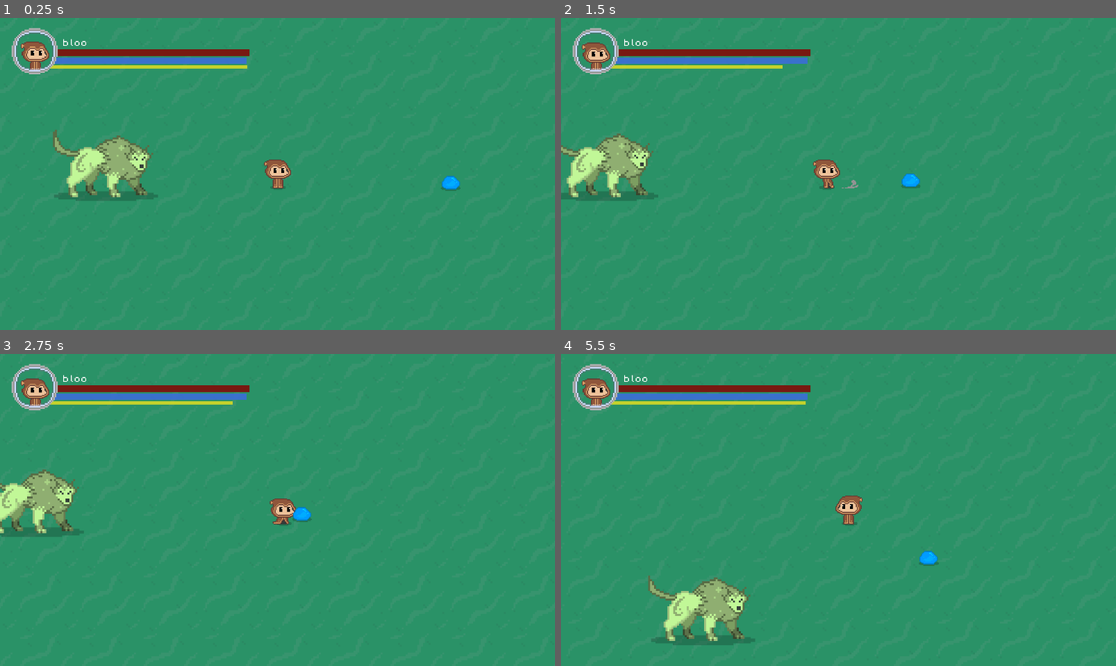
Above: before the commit, frames 1-4 (two rows, left to right).
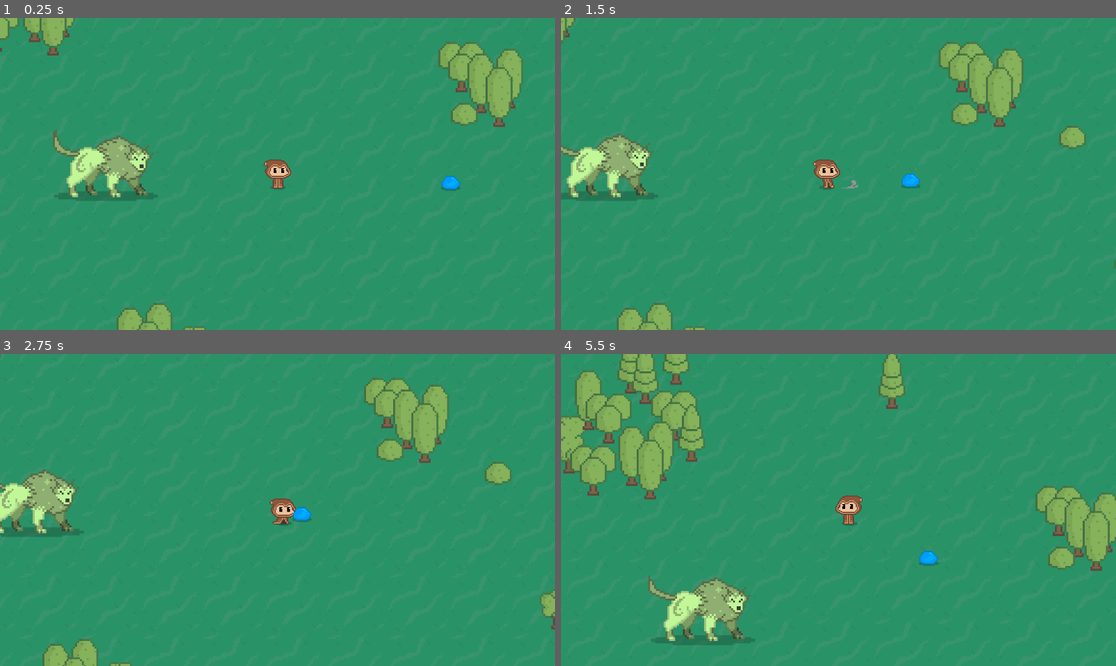
Above: after the commit, the same moments.

Repository: twixt7-sys/project_JAIA
Game: Godot game, scene res://Scenes/Game/game.tscn
The game is run twice, just before and just after one commit, with the same random seed, the same clock (stepped at 60 frames per second) and the same inputs.
Inputs:
- Up to frame 1 (0.25 s): no input
- Up to frame 2 (1.5 s): hold Right (move_right) 0.53-1.28 s; tap X (roll) at 0.6 s; hold C (backstep) from 1.28 s (still down); tap Z (slash) at 1.35 s
- Up to frame 3 (2.75 s): release C (backstep) at 2.03 s; hold Right (move_right) from 2.03 s (still down); hold Space (sprint) from 2.03 s (still down)
- Up to frame 4 (5.5 s): release Right (move_right) at 2.78 s; release Space (sprint) at 2.78 s; hold Up (move_up) 2.78-3.53 s; tap one key every 0.75 s from 2.85 s: X (roll) Z (slash) Space (sprint) X (roll); hold Left (move_left) 3.53-5.03 s; hold C (backstep) from 5.03 s (still down)

The runs differ from the first frame. In frame 1, 6.8% of the frame differs, in the area x 0-95%, y 0-100%; in frame 2, 6.4%; in frame 3, 6.5%; in frame 4, 12%, in the area x 0-100%, y 0-70%.

Commit message:
applied tree sprites

Diff:
--- /dev/null
+++ b/jaia_v4/Scenes/Game/bush_a_0.tscn
@@ -0,0 +1,8 @@
+[gd_scene load_steps=2 format=3 uid="uid://co7mmo07720v5"]
+
+[ext_resource type="Texture2D" uid="uid://y310cvorssib" path="res://Assets/World/props/props_BIG-0008.png" id="1_3thsj"]
+
+[node name="PropsBig-0008" type="Sprite2D"]
+position = Vector2(-5.96046e-08, -19)
+scale = Vector2(0.2, 0.2)
+texture = ExtResource("1_3thsj")
--- /dev/null
+++ b/jaia_v4/Scenes/Game/bush_b_0.tscn
@@ -0,0 +1,8 @@
+[gd_scene load_steps=2 format=3 uid="uid://u4bp63pimlkp"]
+
+[ext_resource type="Texture2D" uid="uid://dgbevvsgn3mkr" path="res://Assets/World/props/props_BIG-0009.png" id="1_2rg8q"]
+
+[node name="PropsBig-0009" type="Sprite2D"]
+position = Vector2(0, -20)
+scale = Vector2(0.2, 0.2)
+texture = ExtResource("1_2rg8q")
--- a/jaia_v4/Scenes/Game/game.tscn
+++ b/jaia_v4/Scenes/Game/game.tscn
@@ -1,12 +1,20 @@
-[gd_scene load_steps=11 format=4 uid="uid://b5g7h683yls2b"]
+[gd_scene load_steps=19 format=4 uid="uid://b5g7h683yls2b"]
 
 [ext_resource type="Script" uid="uid://dga6qx6g5haqf" path="res://Scripts/game.gd" id="1_vifcx"]
 [ext_resource type="Texture2D" uid="uid://00ogqs1n4qa3" path="res://Assets/Tiles/wall_tile.png" id="2_xfil1"]
 [ext_resource type="Texture2D" uid="uid://b28oqkwwttuae" path="res://Assets/Tiles/grass_tile.png" id="3_huoen"]
 [ext_resource type="PackedScene" uid="uid://c2567q5dk8s7m" path="res://Scenes/Entities/player.tscn" id="4_7jvlm"]
+[ext_resource type="PackedScene" uid="uid://bse15cmwe70x1" path="res://Scenes/Game/treecluster_1.tscn" id="4_qtymf"]
 [ext_resource type="PackedScene" uid="uid://bxd1le34egkfo" path="res://Scenes/Entities/blue_slime.tscn" id="5_qtymf"]
+[ext_resource type="PackedScene" uid="uid://brsgltgd5keq2" path="res://Scenes/Game/tree_a_0.tscn" id="5_ypmwd"]
+[ext_resource type="PackedScene" uid="uid://sknc2c42jvha" path="res://Scenes/Game/tree_b_0.tscn" id="6_oejk7"]
 [ext_resource type="PackedScene" uid="uid://duncwqbutktf7" path="res://Scenes/Entities/evergreen_dire.tscn" id="6_ypmwd"]
 [ext_resource type="PackedScene" uid="uid://d2ew7sgun0av2" path="res://Scenes/Game/G_interface.tscn" id="7_oejk7"]
+[ext_resource type="PackedScene" uid="uid://dl504bretlslr" path="res://Scenes/Game/tree_c_0.tscn" id="7_upfqs"]
+[ext_resource type="PackedScene" uid="uid://ctficwi0w2fi4" path="res://Scenes/Game/tree_e_0.tscn" id="8_8e3kh"]
+[ext_resource type="PackedScene" uid="uid://bk16idoon6cnf" path="res://Scenes/Game/tree_f_0.tscn" id="9_56qi8"]
+[ext_resource type="PackedScene" uid="uid://co7mmo07720v5" path="res://Scenes/Game/bush_a_0.tscn" id="10_2vowc"]
+[ext_resource type="PackedScene" uid="uid://bwqtcivq7d5gx" path="res://Scenes/Game/tree_d_0.tscn" id="15_yox4t"]
 
 [sub_resource type="TileSetAtlasSource" id="TileSetAtlasSource_3dryh"]
 texture = ExtResource("2_xfil1")
@@ -42,6 +50,104 @@
 tile_set = SubResource("TileSet_wowpa")
 occlusion_enabled = false
 
+[node name="props" type="Node" parent="World"]
+
+[node name="treecluster3" parent="World/props" instance=ExtResource("4_qtymf")]
+position = Vector2(44, -13)
+
+[node name="treecluster2" parent="World/props" instance=ExtResource("4_qtymf")]
+position = Vector2(143, 325)
+
+[node name="treecluster1" parent="World/props" instance=ExtResource("4_qtymf")]
+position = Vector2(507, 61)
+
+[node name="treecluster4" parent="World/props" instance=ExtResource("4_qtymf")]
+position = Vector2(645, 448)
+
+[node name="treecluster5" parent="World/props" instance=ExtResource("4_qtymf")]
+position = Vector2(-228, 560)
+
+[node name="PropsBig-0003" parent="World" instance=ExtResource("5_ypmwd")]
+position = Vector2(-532, 39)
+
+[node name="PropsBig-0004" parent="World" instance=ExtResource("5_ypmwd")]
+position = Vector2(456, -343)
+
+[node name="PropsBig-0005" parent="World" instance=ExtResource("6_oejk7")]
+position = Vector2(-317, -182)
+
+[node name="PropsBig-0006" parent="World" instance=ExtResource("6_oejk7")]
+position = Vector2(161, -422)
+
+[node name="PropsBig-0007" parent="World" instance=ExtResource("6_oejk7")]
+position = Vector2(77, 389)
+
+[node name="PropsBig-0008" parent="World" instance=ExtResource("5_ypmwd")]
+position = Vector2(-187, 198)
+
+[node name="Node2D" parent="World" instance=ExtResource("7_upfqs")]
+position = Vector2(-158, 217)
+
+[node name="PropsBig-0009" parent="World" instance=ExtResource("6_oejk7")]
+position = Vector2(-88, 186)
+
+[node name="PropsBig-0010" parent="World" instance=ExtResource("5_ypmwd")]
+position = Vector2(-102, 218)
+
+[node name="PropsBig-0011" parent="World" instance=ExtResource("8_8e3kh")]
+position = Vector2(-292, -159)
+
+[node name="PropsBig-0012" parent="World" instance=ExtResource("8_8e3kh")]
+position = Vector2(-208, -216)
+
+[node name="PropsBig-0013" parent="World" instance=ExtResource("8_8e3kh")]
+position = Vector2(-132, 238)
+
+[node name="PropsBig-0014" parent="World" instance=ExtResource("8_8e3kh")]
+position = Vector2(191, -117)
+
+[node name="PropsBig-0015" parent="World" instance=ExtResource("8_8e3kh")]
+position = Vector2(-341, -449)
+
+[node name="PropsBig-0016" parent="World" instance=ExtResource("9_56qi8")]
+position = Vector2(-190, -194)
+
+[node name="PropsBig-0017" parent="World" instance=ExtResource("9_56qi8")]
+position = Vector2(-253, -265)
+
+[node name="PropsBig-0018" parent="World" instance=ExtResource("9_56qi8")]
+position = Vector2(-206, -274)
+
+[node name="PropsBig-0019" parent="World" instance=ExtResource("9_56qi8")]
+position = Vector2(-238, -254)
+
+[node name="PropsBig-0020" parent="World" instance=ExtResource("9_56qi8")]
+position = Vector2(-539, 377)
+
+[node name="PropsBig-0021" parent="World" instance=ExtResource("9_56qi8")]
+position = Vector2(18, -249)
+
+[node name="PropsBig-0022" parent="World" instance=ExtResource("9_56qi8")]
+position = Vector2(-77, -392)
+
+[node name="PropsBig-0023" parent="World" instance=ExtResource("9_56qi8")]
+position = Vector2(-30, -432)
+
+[node name="PropsBig-0024" parent="World" instance=ExtResource("9_56qi8")]
+position = Vector2(537, -180)
+
+[node name="PropsBig-0025" parent="World" instance=ExtResource("9_56qi8")]
+position = Vector2(589, -133)
+
+[node name="PropsBig-0026" parent="World" instance=ExtResource("9_56qi8")]
+position = Vector2(-349, 103)
+
+[node name="PropsBig-0027" parent="World" instance=ExtResource("10_2vowc")]
+position = Vector2(-243, 477)
+
+[node name="PropsBig-0028" parent="World" instance=ExtResource("10_2vowc")]
+position = Vector2(-225, 482)
+
 [node name="Entities" type="Node2D" parent="."]
 position = Vector2(283, 162)
 
@@ -61,6 +167,7 @@
 scale = Vector2(2, -2)
 
 [node name="CanvasLayer" type="CanvasLayer" parent="."]
+visible = false
 
 [node name="SubViewportContainer" type="SubViewportContainer" parent="CanvasLayer"]
 anchors_preset = -1
@@ -84,10 +191,58 @@
 gui_snap_controls_to_pixels = false
 size = Vector2i(600, 128)
 size_2d_override_stretch = true
-render_target_update_mode = 4
+render_target_update_mode = 0
 
 [node name="GI" parent="CanvasLayer/SubViewportContainer/SubViewport" instance=ExtResource("7_oejk7")]
 visible = false
 
+[node name="Node2D" parent="." instance=ExtResource("7_upfqs")]
+position = Vector2(-35, 244)
+
+[node name="Node2D2" parent="." instance=ExtResource("7_upfqs")]
+position = Vector2(649, 260)
+
+[node name="Node2D3" parent="." instance=ExtResource("7_upfqs")]
+position = Vector2(15, 629)
+
+[node name="Node2D4" parent="." instance=ExtResource("7_upfqs")]
+position = Vector2(-30, -264)
+
+[node name="Node2D5" parent="." instance=ExtResource("15_yox4t")]
+position = Vector2(227, 384)
+
+[node name="Node2D6" parent="." instance=ExtResource("15_yox4t")]
+position = Vector2(-259, -192)
+
+[node name="Node2D7" parent="." instance=ExtResource("15_yox4t")]
+position = Vector2(206, 415)
+
+[node name="PropsBig-0003" parent="." instance=ExtResource("5_ypmwd")]
+position = Vector2(-14, -65)
+
+[node name="PropsBig-0006" parent="." instance=ExtResource("8_8e3kh")]
+position = Vector2(7, -51)
+
+[node name="PropsBig-0008" parent="." instance=ExtResource("10_2vowc")]
+position = Vector2(477, 82)
+
+[node name="PropsBig-0013" parent="." instance=ExtResource("10_2vowc")]
+position = Vector2(54, 372)
+
+[node name="PropsBig-0014" parent="." instance=ExtResource("10_2vowc")]
+position = Vector2(589, 106)
+
+[node name="PropsBig-0016" parent="." instance=ExtResource("10_2vowc")]
+position = Vector2(-188, 585)
+
+[node name="PropsBig-0018" parent="." instance=ExtResource("10_2vowc")]
+position = Vector2(-282, 61)
+
+[node name="PropsBig-0019" parent="." instance=ExtResource("10_2vowc")]
+position = Vector2(468, 343)
+
+[node name="PropsBig-0020" parent="." instance=ExtResource("10_2vowc")]
+position = Vector2(-340, -353)
+
 [connection signal="attack_area_entered" from="Entities/Player" to="." method="_on_player_attack_area_entered"]
 [connection signal="body_attacked" from="Entities/Blue Slime" to="." method="_on_blue_slime_body_attacked"]
--- /dev/null
+++ b/jaia_v4/Scenes/Game/tree_a_0.tscn
@@ -0,0 +1,7 @@
+[gd_scene load_steps=2 format=3 uid="uid://brsgltgd5keq2"]
+
+[ext_resource type="Texture2D" uid="uid://dkton1ktoqiom" path="res://Assets/World/props/props_BIG-0002.png" id="1_8bwqx"]
+
+[node name="PropsBig-0003" type="Sprite2D"]
+scale = Vector2(0.2, 0.2)
+texture = ExtResource("1_8bwqx")
--- /dev/null
+++ b/jaia_v4/Scenes/Game/tree_b_0.tscn
@@ -0,0 +1,7 @@
+[gd_scene load_steps=2 format=3 uid="uid://sknc2c42jvha"]
+
+[ext_resource type="Texture2D" uid="uid://bag2kt46550b7" path="res://Assets/World/props/props_BIG-0003.png" id="1_dgfn8"]
+
+[node name="PropsBig-0003" type="Sprite2D"]
+scale = Vector2(0.2, 0.2)
+texture = ExtResource("1_dgfn8")
--- /dev/null
+++ b/jaia_v4/Scenes/Game/tree_c_0.tscn
@@ -0,0 +1,10 @@
+[gd_scene load_steps=2 format=3 uid="uid://dl504bretlslr"]
+
+[ext_resource type="Texture2D" uid="uid://bhx8oha5m1iuf" path="res://Assets/World/props/props_BIG-0004.png" id="1_c3qo1"]
+
+[node name="Node2D" type="Node2D"]
+
+[node name="PropsBig-0004" type="Sprite2D" parent="."]
+position = Vector2(1, -6)
+scale = Vector2(0.2, 0.2)
+texture = ExtResource("1_c3qo1")
--- /dev/null
+++ b/jaia_v4/Scenes/Game/tree_d_0.tscn
@@ -0,0 +1,10 @@
+[gd_scene load_steps=2 format=3 uid="uid://bwqtcivq7d5gx"]
+
+[ext_resource type="Texture2D" uid="uid://ckf0i30nju6oi" path="res://Assets/World/props/props_BIG-0005.png" id="1_arolc"]
+
+[node name="Node2D" type="Node2D"]
+
+[node name="PropsBig-0005" type="Sprite2D" parent="."]
+position = Vector2(-1, -11)
+scale = Vector2(0.2, 0.2)
+texture = ExtResource("1_arolc")
--- /dev/null
+++ b/jaia_v4/Scenes/Game/tree_e_0.tscn
@@ -0,0 +1,8 @@
+[gd_scene load_steps=2 format=3 uid="uid://ctficwi0w2fi4"]
+
+[ext_resource type="Texture2D" uid="uid://b2i74r4n6bwwg" path="res://Assets/World/props/props_BIG-0006.png" id="1_ract4"]
+
+[node name="PropsBig-0006" type="Sprite2D"]
+position = Vector2(1, -4)
+scale = Vector2(0.2, 0.2)
+texture = ExtResource("1_ract4")
--- /dev/null
+++ b/jaia_v4/Scenes/Game/tree_f_0.tscn
@@ -0,0 +1,8 @@
+[gd_scene load_steps=2 format=3 uid="uid://bk16idoon6cnf"]
+
+[ext_resource type="Texture2D" uid="uid://cc8633r0caqna" path="res://Assets/World/props/props_BIG-0007.png" id="1_mi4ox"]
+
+[node name="PropsBig-0007" type="Sprite2D"]
+position = Vector2(-1, -1)
+scale = Vector2(0.2, 0.2)
+texture = ExtResource("1_mi4ox")
--- /dev/null
+++ b/jaia_v4/Scenes/Game/treecluster_1.tscn
@@ -0,0 +1,19 @@
+[gd_scene load_steps=3 format=3 uid="uid://bse15cmwe70x1"]
+
+[ext_resource type="Texture2D" uid="uid://dkton1ktoqiom" path="res://Assets/World/props/props_BIG-0002.png" id="1_6stut"]
+[ext_resource type="PackedScene" uid="uid://brsgltgd5keq2" path="res://Scenes/Game/tree_a_0.tscn" id="2_a0tbp"]
+
+[node name="treecluster1" type="Node2D"]
+
+[node name="PropsBig-0004" type="Sprite2D" parent="."]
+position = Vector2(17, 1)
+scale = Vector2(0.2, 0.2)
+texture = ExtResource("1_6stut")
+
+[node name="PropsBig-0002" type="Sprite2D" parent="."]
+position = Vector2(-13, 6)
+scale = Vector2(0.2, 0.2)
+texture = ExtResource("1_6stut")
+
+[node name="PropsBig-0003" parent="." instance=ExtResource("2_a0tbp")]
+position = Vector2(6.00003, 20)
--- /dev/null
+++ b/jaia_v4/Scenes/Game/treecluster_b_0.tscn
@@ -0,0 +1,19 @@
+[gd_scene load_steps=3 format=3 uid="uid://y4a4823eq2b2"]
+
+[ext_resource type="Texture2D" uid="uid://bag2kt46550b7" path="res://Assets/World/props/props_BIG-0003.png" id="1_yayuc"]
+[ext_resource type="PackedScene" uid="uid://sknc2c42jvha" path="res://Scenes/Game/tree_b_0.tscn" id="2_1rjql"]
+
+[node name="Node2D" type="Node2D"]
+
+[node name="PropsBig-0004" type="Sprite2D" parent="."]
+position = Vector2(-17, -19)
+scale = Vector2(0.2, 0.2)
+texture = ExtResource("1_yayuc")
+
+[node name="PropsBig-0005" type="Sprite2D" parent="."]
+position = Vector2(18, -17)
+scale = Vector2(0.2, 0.2)
+texture = ExtResource("1_yayuc")
+
+[node name="PropsBig-0003" parent="." instance=ExtResource("2_1rjql")]
+position = Vector2(0, -3)
Binary file added: jaia_v4/Assets/World/props/props_BIG-0002.png
Not shown, added: jaia_v4/Assets/World/props/props_BIG-0002.png.import
Binary file added: jaia_v4/Assets/World/props/props_BIG-0003.png
Not shown, added: jaia_v4/Assets/World/props/props_BIG-0003.png.import
Binary file added: jaia_v4/Assets/World/props/props_BIG-0004.png
Not shown, added: jaia_v4/Assets/World/props/props_BIG-0004.png.import
Binary file added: jaia_v4/Assets/World/props/props_BIG-0005.png
Not shown, added: jaia_v4/Assets/World/props/props_BIG-0005.png.import
Binary file added: jaia_v4/Assets/World/props/props_BIG-0006.png
Not shown, added: jaia_v4/Assets/World/props/props_BIG-0006.png.import
Binary file added: jaia_v4/Assets/World/props/props_BIG-0007.png
Not shown, added: jaia_v4/Assets/World/props/props_BIG-0007.png.import
(and 4 more such lines)
